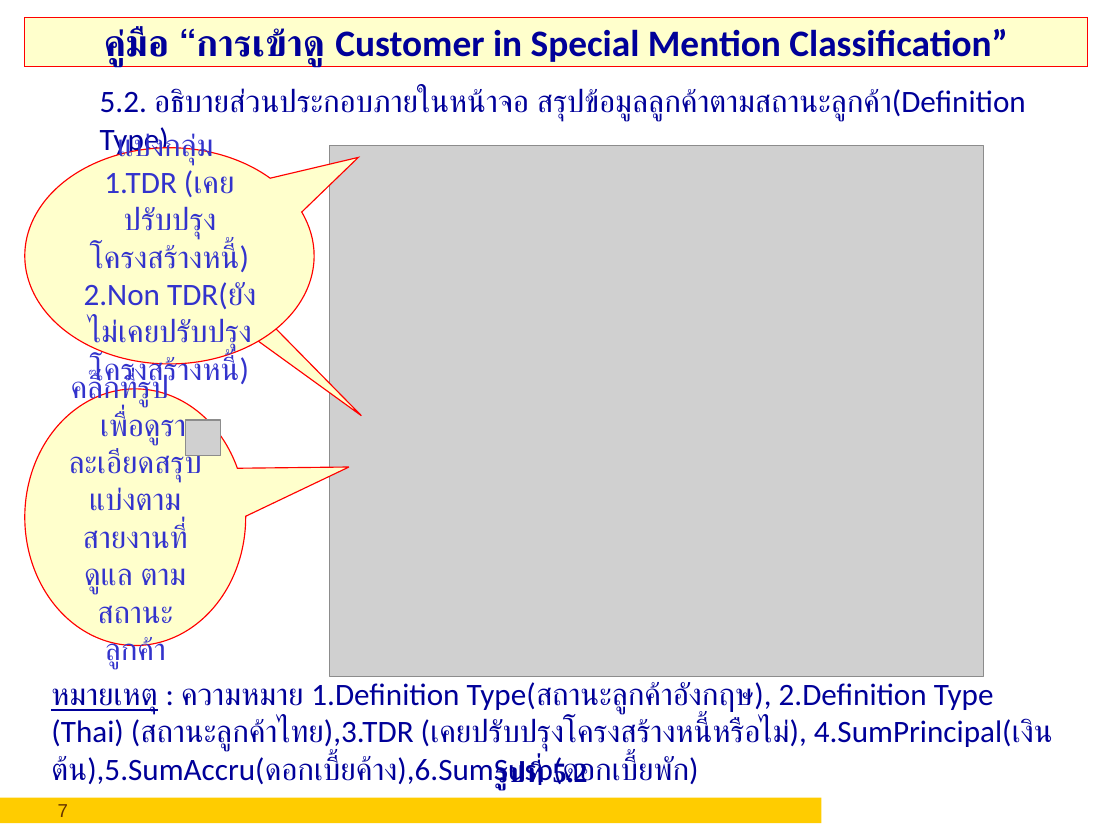
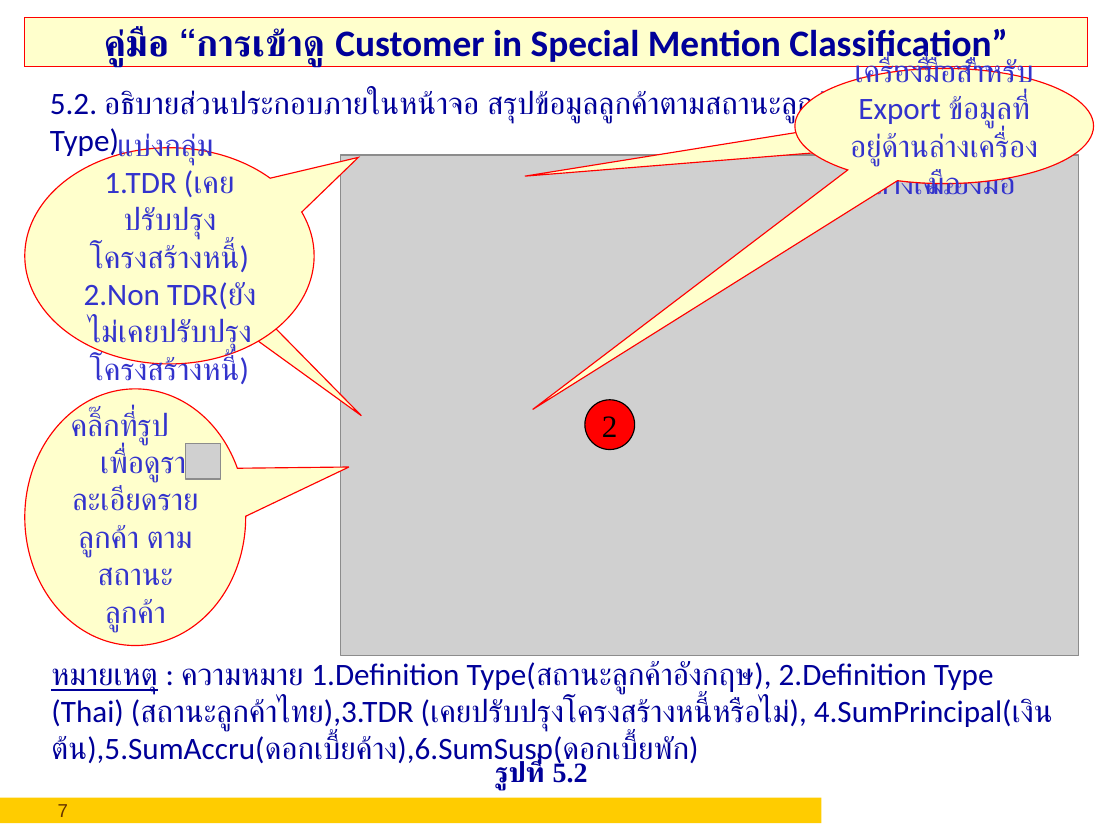
Before and after one commit to asynchronos/Special_Mention_SVN_MIGRATE, a slide deck: slide 7 of Downloads/คู่มือวิธีการกรอกSpecialMention.ppt. Drawn at 1120x840 pixels with LibreOffice and Linux fonts; fonts in the diff are those of the drawing; grey boxes stand for pictures; background and template pictures are left out. Boxes give left, top, right and bottom in pixels: in the first picture for what was removed or moved away, otherwise in the second. Text is boxed around its words. In the diff, an @@ line names an element or a change of style, - is before the commit and + after.

```diff
--- a/Downloads/คู่มือวิธีการกรอกSpecialMention.ppt
+++ b/Downloads/คู่มือวิธีการกรอกSpecialMention.ppt
@@ text "5.2. อธิบายส่วนประกอบภายในหน้าจอ สรุปข้อมูลลูกค้าตามสถานะลูก ...": place and size @@
-text "5.2. อธิบายส่วนประกอบภายในหน้าจอ สรุปข้อมูลลูกค้าตามสถานะลูก ..." at bbox=[100, 88, 1026, 157]
+text "5.2. อธิบายส่วนประกอบภายในหน้าจอ สรุปข้อมูลลูกค้าตามสถานะลูก ..." at bbox=[50, 89, 976, 159]
@@ speech bubble added at bbox=[795, 68, 1094, 184], fill #FFFFCC, outline #FF0000 0.74 pt, 20 pt, text #3333CC @@
+เครื่องมือสำหรับ Export ข้อมูลที่อยู่ด้านล่างเครื่องมือ
@@ speech bubble added at bbox=[803, 68, 1086, 184], fill #FFFFCC, outline #FF0000 0.74 pt, 20 pt, text #3333CC @@
+เครื่องมือสำหรับ Export ข้อมูลที่อยู่ด้านล่างเครื่องมือ
@@ picture: place and size @@
-picture at bbox=[329, 146, 982, 676]
+picture at bbox=[340, 155, 1079, 655]
@@ text in speech bubble at bbox=[71, 411, 202, 631]: text changed @@
-คลิ๊กที่รูป เพื่อดูรายละเอียดสรุปแบ่งตามสายงานที่ดูแล ตามสถานะลูกค้า
+คลิ๊กที่รูป เพื่อดูรายละเอียดรายลูกค้า ตามสถานะลูกค้า
@@ ellipse added at bbox=[585, 400, 634, 449], fill #FF0000, outline #000000 0.74 pt, 20 pt, text #000000 @@
+2
@@ picture: place and size @@
-picture at bbox=[185, 420, 221, 456]
+picture at bbox=[185, 444, 221, 479]
@@ text "หมายเหตุ : ความหมาย 1.Definition Type(สถานะลูกค้าอังกฤษ), ...": place and size @@
-text "หมายเหตุ : ความหมาย 1.Definition Type(สถานะลูกค้าอังกฤษ), ..." at bbox=[51, 682, 1053, 788]
+text "หมายเหตุ : ความหมาย 1.Definition Type(สถานะลูกค้าอังกฤษ), ..." at bbox=[51, 661, 1053, 768]
```
Also in this commit, not shown: 9 other slides changed, 1 slide removed.
